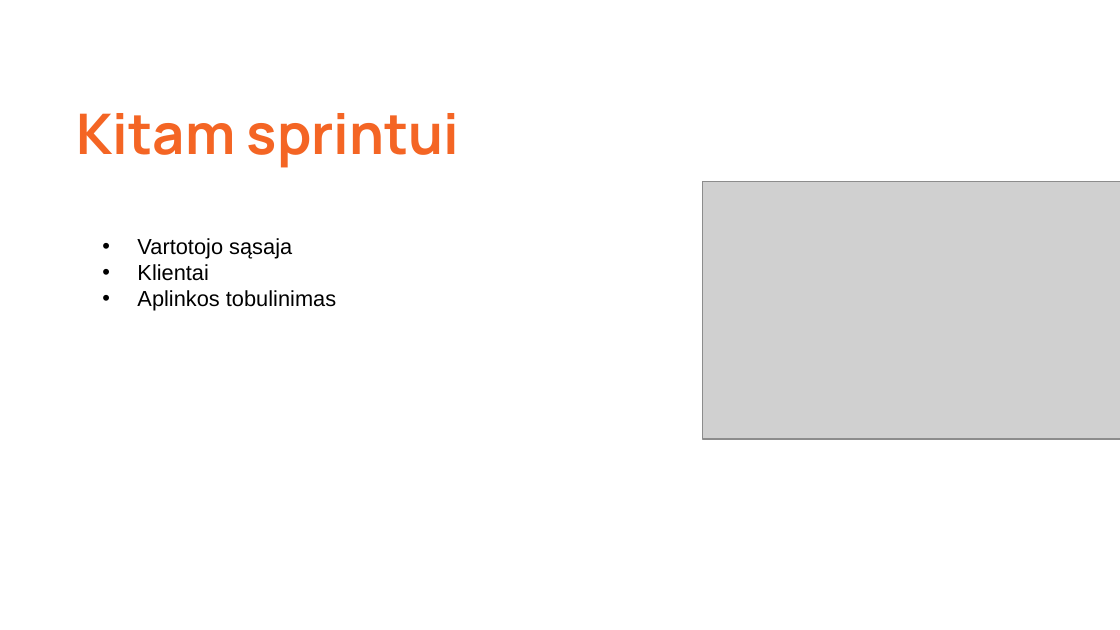
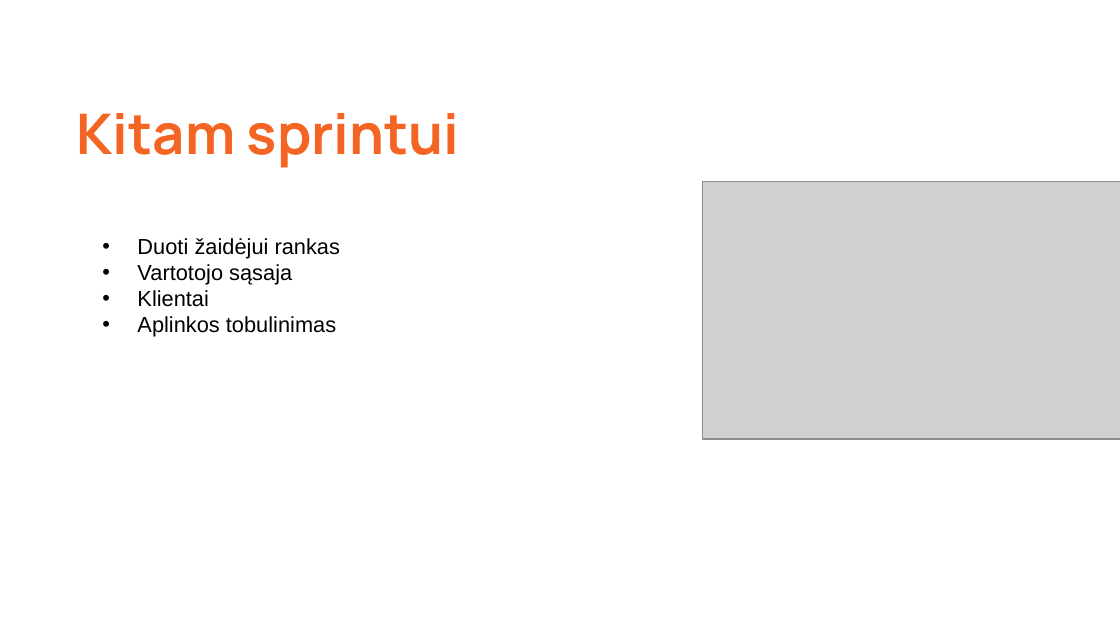
Before and after one commit to MartynasKul/WcDSim, a slide deck: slide 5 of Skaidres/WcDonaldas_3Sprintas.pptx. Drawn at 1120x630 pixels with LibreOffice and Linux fonts; fonts in the diff are those of the drawing; grey boxes stand for pictures. Boxes give left, top, right and bottom in pixels: in the first picture for what was removed or moved away, otherwise in the second. Text is boxed around its words. In the diff, an @@ line names an element or a change of style, - is before the commit and + after.

Commit message:
Update to 3 sprinto skaidrės

```diff
--- a/Skaidres/WcDonaldas_3Sprintas.pptx
+++ b/Skaidres/WcDonaldas_3Sprintas.pptx
@@ text at (137,238,340,258): paragraph added @@
+• Duoti žaidėjui rankas
```
